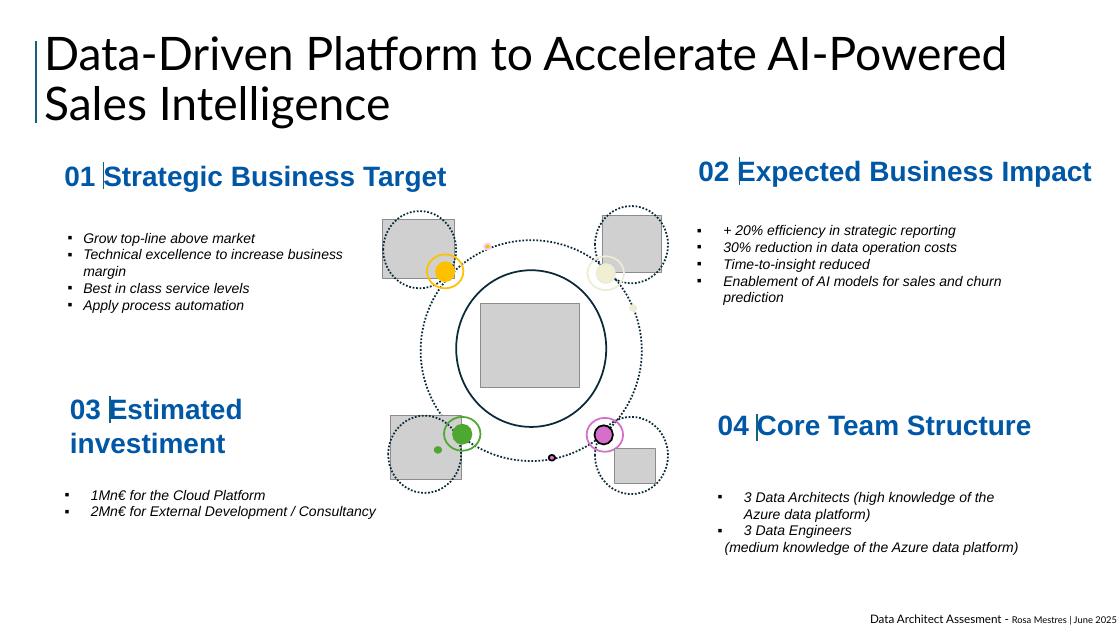
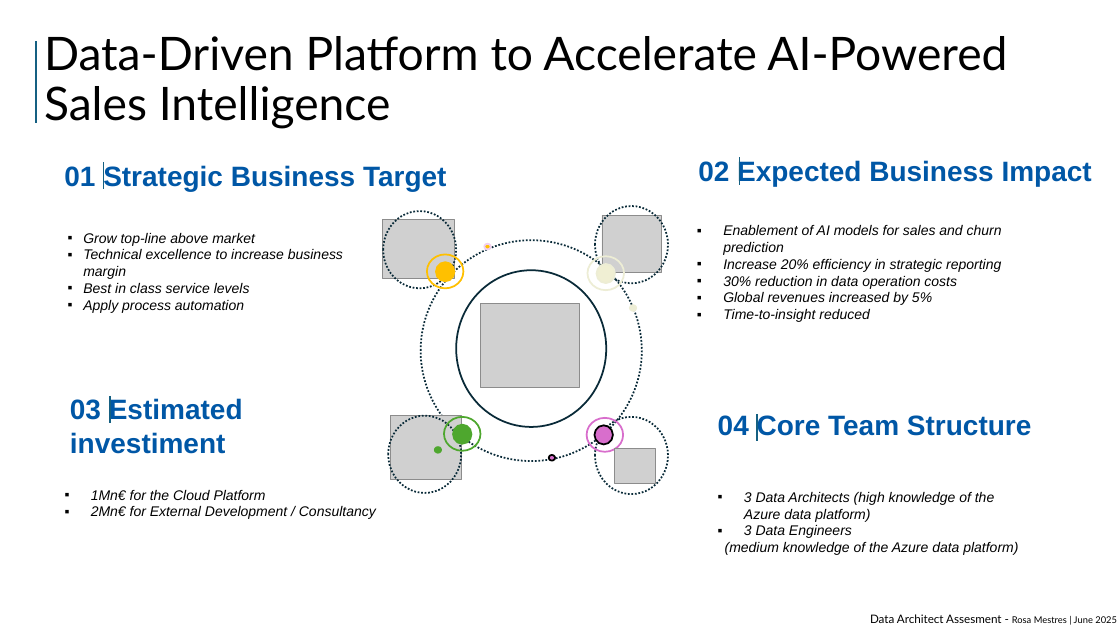
Before and after one commit to rmhuoc/etl_assesment, a slide deck: slide 3 of PyETL/ppt/data_architect_assesment_v1_copy.pptx. Drawn at 1120x630 pixels with LibreOffice and Linux fonts; fonts in the diff are those of the drawing; grey boxes stand for pictures. Boxes give left, top, right and bottom in pixels: in the first picture for what was removed or moved away, otherwise in the second. Text is boxed around its words. In the diff, an @@ line names an element or a change of style, - is before the commit and + after.

```diff
--- a/PyETL/ppt/data_architect_assesment_v1_copy.pptx
+++ b/PyETL/ppt/data_architect_assesment_v1_copy.pptx
@@ text at (723,225,1002,272): text changed @@
-▪ + 20% efficiency in strategic reporting
+▪ Enablement of AI models for sales and churn prediction
+▪ Increase 20% efficiency in strategic reporting
@@ text at (723,292,932,305): paragraph added @@
+▪ Global revenues increased by 5%
@@ text at (723,276,1002,305): paragraph removed @@
-▪ Enablement of AI models for sales and churn prediction
```
Also in this commit, not shown: 7 other slides changed, 2 slides added, 1 other file.
